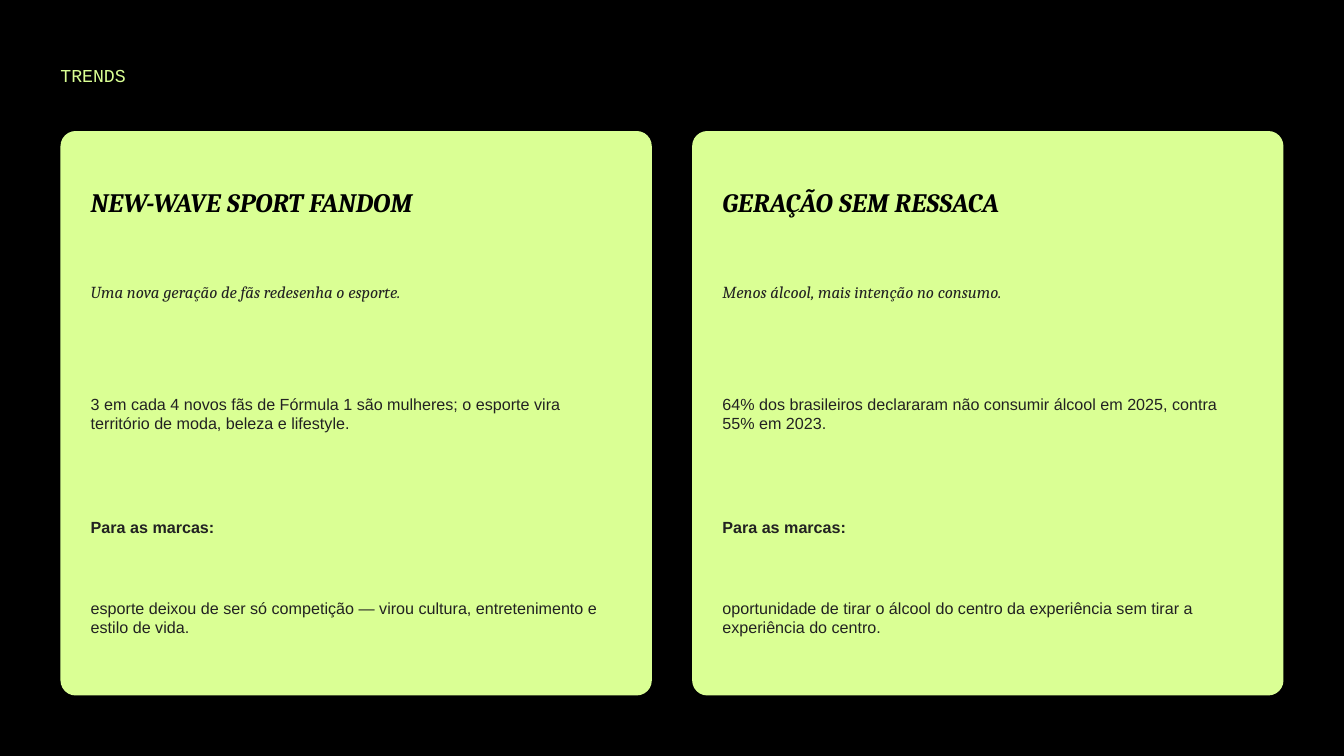
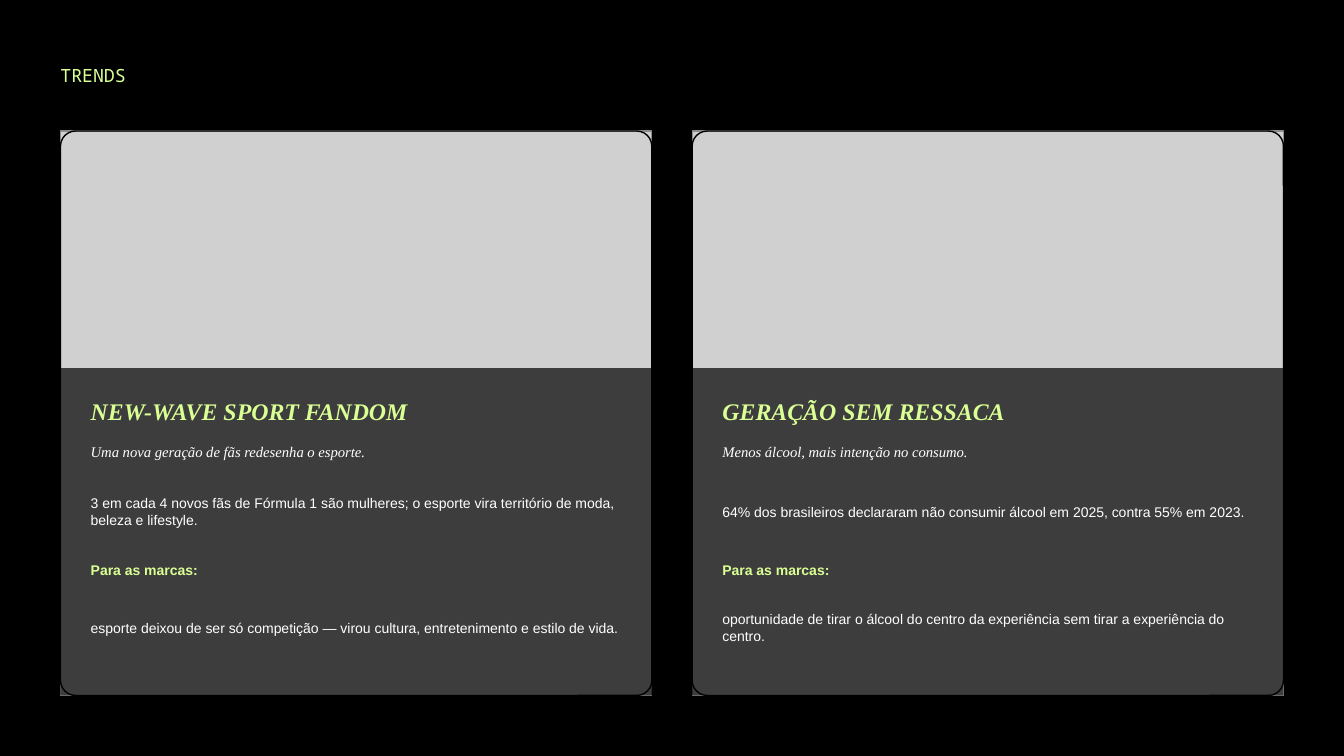
Before and after one commit to BiancaSchwanke/data-manipulation-exercises, a slide deck: slide 4 of entregas-agosto26/material-cliente-agosto26.pptx. Drawn at 1344x756 pixels with LibreOffice and Linux fonts; fonts in the diff are those of the drawing; grey boxes stand for pictures. Boxes give left, top, right and bottom in pixels: in the first picture for what was removed or moved away, otherwise in the second. Text is boxed around its words. In the diff, an @@ line names an element or a change of style, - is before the commit and + after.

```diff
--- a/entregas-agosto26/material-cliente-agosto26.pptx
+++ b/entregas-agosto26/material-cliente-agosto26.pptx
@@ text "TRENDS" at (60, 69, 125, 82): font Courier New to Noto Sans Mono @@
@@ rounded rectangle at (60, 131, 652, 696): fill #DAFF94 to none; outline none to #000000 1 pt @@
@@ picture added at (60, 131, 652, 696) @@
@@ rounded rectangle at (693, 131, 1285, 696): fill #DAFF94 to none; outline none to #000000 1 pt @@
@@ picture added at (693, 131, 1285, 696) @@
@@ rectangle added at (60, 368, 652, 696), fill #000000 at 70% opacity @@
@@ text "NEW-WAVE SPORT FANDOM": place and size @@
-text "NEW-WAVE SPORT FANDOM" at (91, 194, 412, 213)
+text "NEW-WAVE SPORT FANDOM" at (91, 404, 407, 421)
@@ text "NEW-WAVE SPORT FANDOM" at (91, 404, 407, 421): size 19 to 17 pt, font Cambria to Times New Roman, text colour #000000 to #DAFF94 @@
@@ rectangle added at (693, 368, 1285, 696), fill #000000 at 70% opacity @@
@@ text "GERAÇÃO SEM RESSACA" at (722, 401, 1005, 425): size 19 to 17 pt, font Cambria to Times New Roman, text colour #000000 to #DAFF94 @@
@@ text "GERAÇÃO SEM RESSACA": place and size @@
-text "GERAÇÃO SEM RESSACA" at (722, 189, 999, 218)
+text "GERAÇÃO SEM RESSACA" at (722, 401, 1005, 425)
@@ text "Uma nova geração de fãs ...": place and size @@
-text "Uma nova geração de fãs ..." at (91, 286, 400, 302)
+text "Uma nova geração de fãs ..." at (91, 446, 365, 460)
@@ text "Uma nova geração de fãs ..." at (91, 446, 365, 460): size 12 to 10.5 pt, font Cambria to Times New Roman, text colour #222222 to #FFFFFF @@
@@ text "Menos álcool, mais intenção no ..." at (722, 447, 968, 460): size 12 to 10.5 pt, font Cambria to Times New Roman, text colour #222222 to #FFFFFF @@
@@ text "Menos álcool, mais intenção no ...": place and size @@
-text "Menos álcool, mais intenção no ..." at (722, 286, 1002, 302)
+text "Menos álcool, mais intenção no ..." at (722, 447, 968, 460)
@@ text "3 em cada 4 novos ...": place and size @@
-text "3 em cada 4 novos ..." at (91, 398, 560, 433)
+text "3 em cada 4 novos ..." at (91, 497, 614, 528)
@@ size 11.5 to 10 pt, text colour #222222 to #FFFFFF in 4 elements at (91, 622, 619, 636), (722, 613, 1225, 641), (91, 497, 614, 528), (722, 506, 1244, 519) @@
@@ text "64% dos brasileiros declararam não ...": place and size @@
-text "64% dos brasileiros declararam não ..." at (722, 398, 1217, 429)
+text "64% dos brasileiros declararam não ..." at (722, 506, 1244, 519)
@@ text "Para as marcas:": place and size @@
-text "Para as marcas:" at (91, 522, 215, 533)
+text "Para as marcas:" at (91, 565, 198, 575)
@@ text "Para as marcas:" at (91, 565, 198, 575): size 11.5 to 10 pt, text colour #222222 to #DAFF94 @@
@@ text "Para as marcas:" at (722, 565, 830, 575): size 11.5 to 10 pt, text colour #222222 to #DAFF94 @@
@@ text "Para as marcas:": place and size @@
-text "Para as marcas:" at (722, 522, 846, 533)
+text "Para as marcas:" at (722, 565, 830, 575)
@@ text "esporte deixou de ser só ...": place and size @@
-text "esporte deixou de ser só ..." at (91, 602, 597, 633)
+text "esporte deixou de ser só ..." at (91, 622, 619, 636)
@@ text "oportunidade de tirar o álcool ...": place and size @@
-text "oportunidade de tirar o álcool ..." at (722, 602, 1193, 637)
+text "oportunidade de tirar o álcool ..." at (722, 613, 1225, 641)
```
Also in this commit, not shown: 9 other slides changed, 4 other files.
